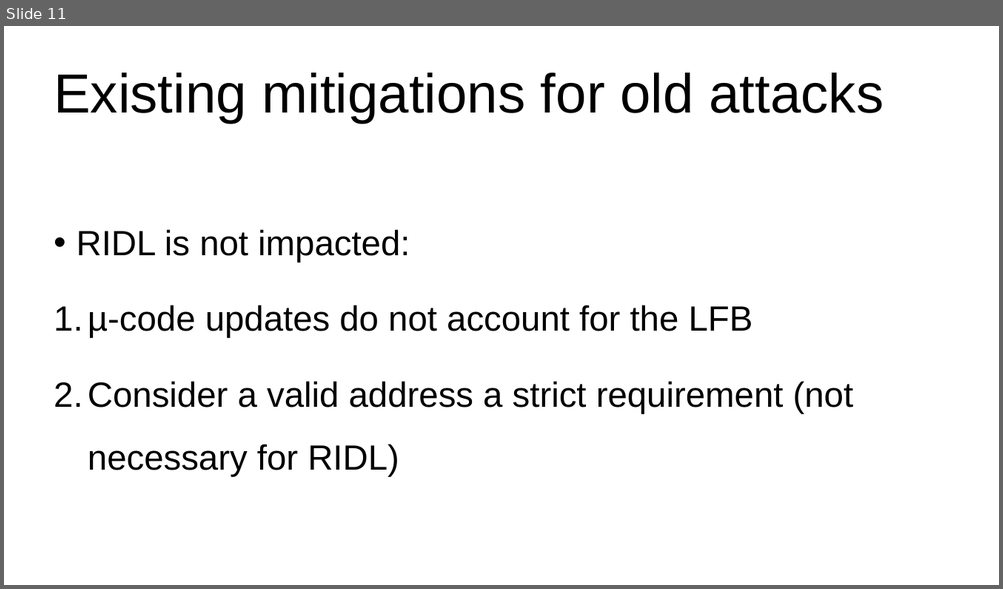
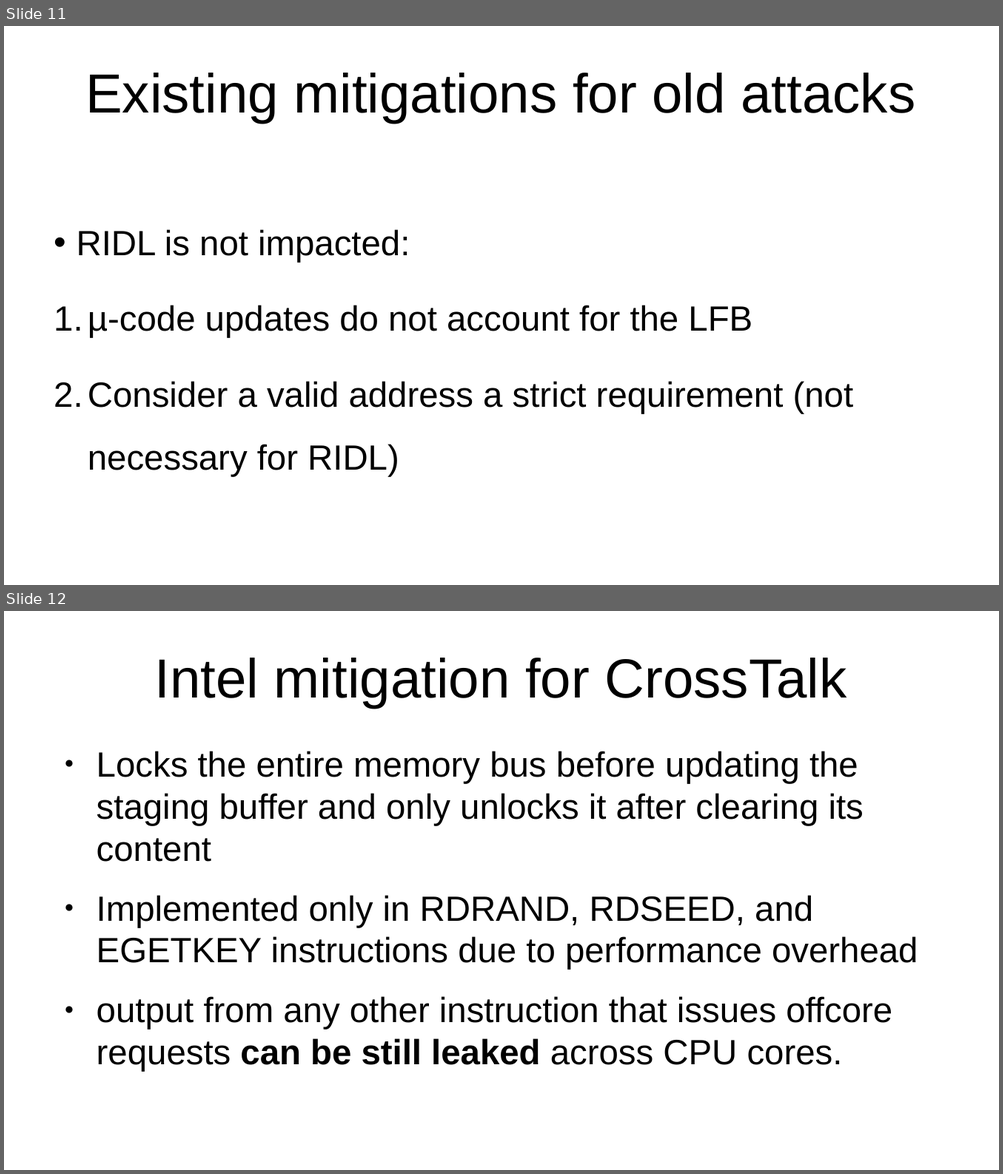
Before and after one commit to Rijndael99/hw_vulnerabilities, a slide deck: presentation1.pptx. Shown one above the other, each under a label of ours: slide 11 before the commit, slides 11 and 12 after it. The pictures are 1003x589 and 1003x1174 pixels, drawn with LibreOffice and Linux fonts; fonts in the diff are those of the drawing. Boxes give left, top, right and bottom in pixels: in the first picture for what was removed or moved away, otherwise in the second. Text is boxed around its words. In the diff, an @@ line names an element or a change of style, - is before the commit and + after.

Commit message:
add one slide on intel mitigation

```diff
--- a/presentation1.pptx
+++ b/presentation1.pptx
@@ slide 12 added at box(4, 611, 999, 1170), background #FFFFFF @@
@@ text added at box(155, 658, 847, 708), 44 pt, text #000000 @@
+Intel mitigation for CrossTalk
@@ text added at box(96, 751, 918, 1072), 28 pt, text #000000 @@
+● Locks the entire memory bus before updating the staging buffer and only unlocks it after clearing its content
+● Implemented only in RDRAND, RDSEED, and EGETKEY instructions due to performance overhead
+● output from any other instruction that issues offcore requests can be still leaked across CPU cores.
@@ slide 11 changed as well @@
@@ text "Existing mitigations for old attacks" at box(85, 73, 916, 123): alignment left to centre @@
```
Also in this commit, not shown: 7 other slides changed.
